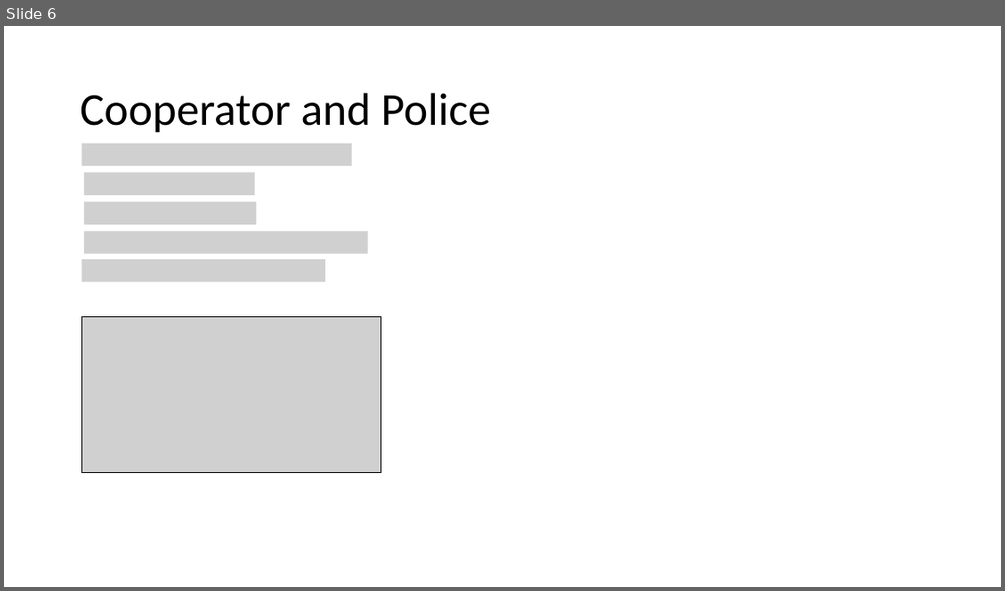
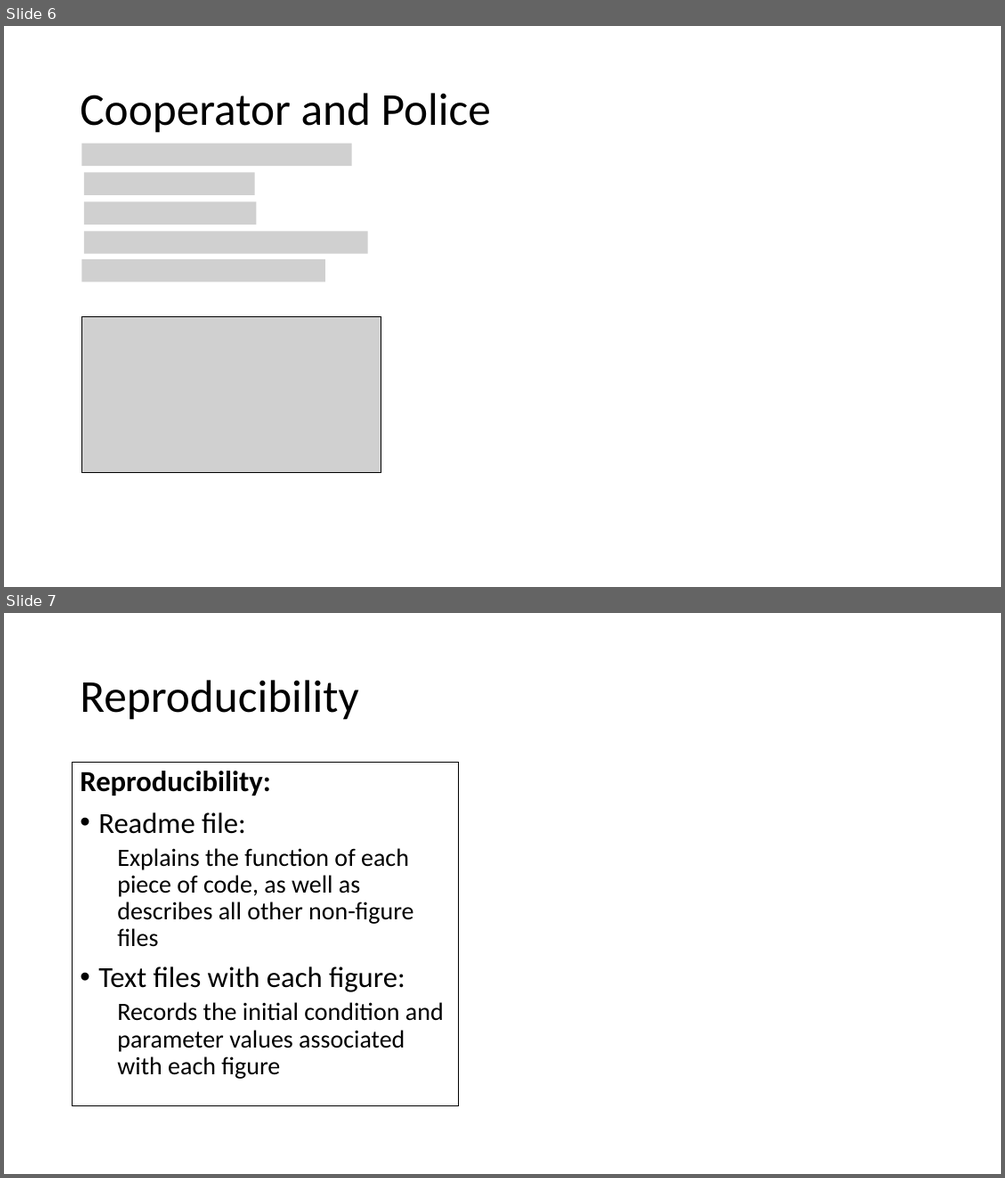
Before and after one commit to lynnbry/bacpo_git, a slide deck: Products/AW_fin.pptx. Shown one above the other, each under a label of ours: slide 6 before the commit, slides 6 and 7 after it. The pictures are 1005x591 and 1005x1178 pixels, drawn with LibreOffice and Linux fonts; fonts in the diff are those of the drawing; grey boxes stand for pictures. Boxes give left, top, right and bottom in pixels: in the first picture for what was removed or moved away, otherwise in the second. Text is boxed around its words. In the diff, an @@ line names an element or a change of style, - is before the commit and + after.

Commit message:
added reproducibility chanded dilution on diagram to include whats coming in/out

```diff
--- a/Products/AW_fin.pptx
+++ b/Products/AW_fin.pptx
@@ slide 7 added at (4, 613, 1001, 1174), background #FFFFFF @@
@@ title added at (80, 680, 358, 720), 44 pt, text #000000 @@
+Reproducibility
@@ text added at (73, 763, 460, 1106), outline #000000 0.75 pt, 24 pt, text #000000 @@
+Reproducibility:
+• Readme file:
+  Explains the function of each piece of code, as well as describes all other non-figure files
+• Text files with each figure:
+  Records the initial condition and parameter values associated with each figure
```
Also in this commit, not shown: 1 slide changed.
